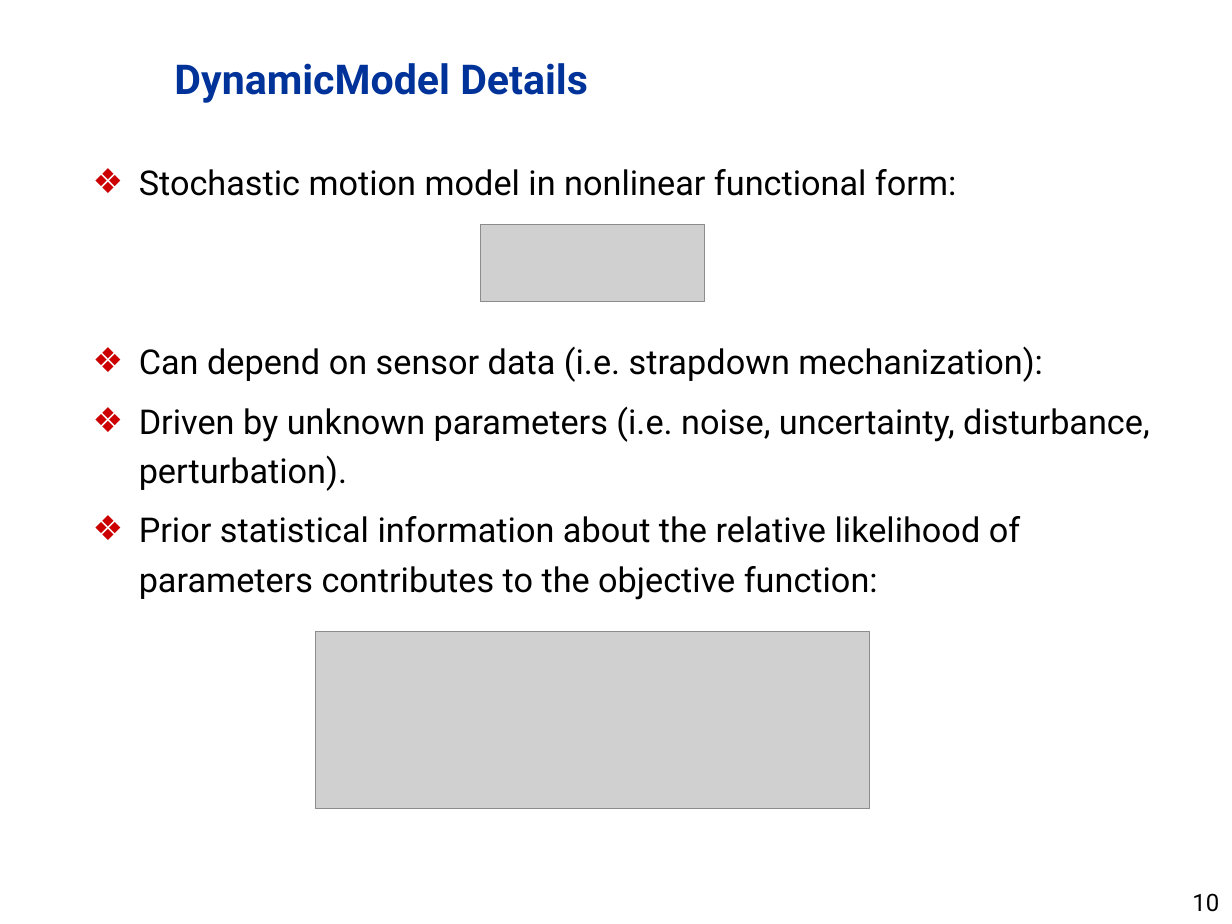
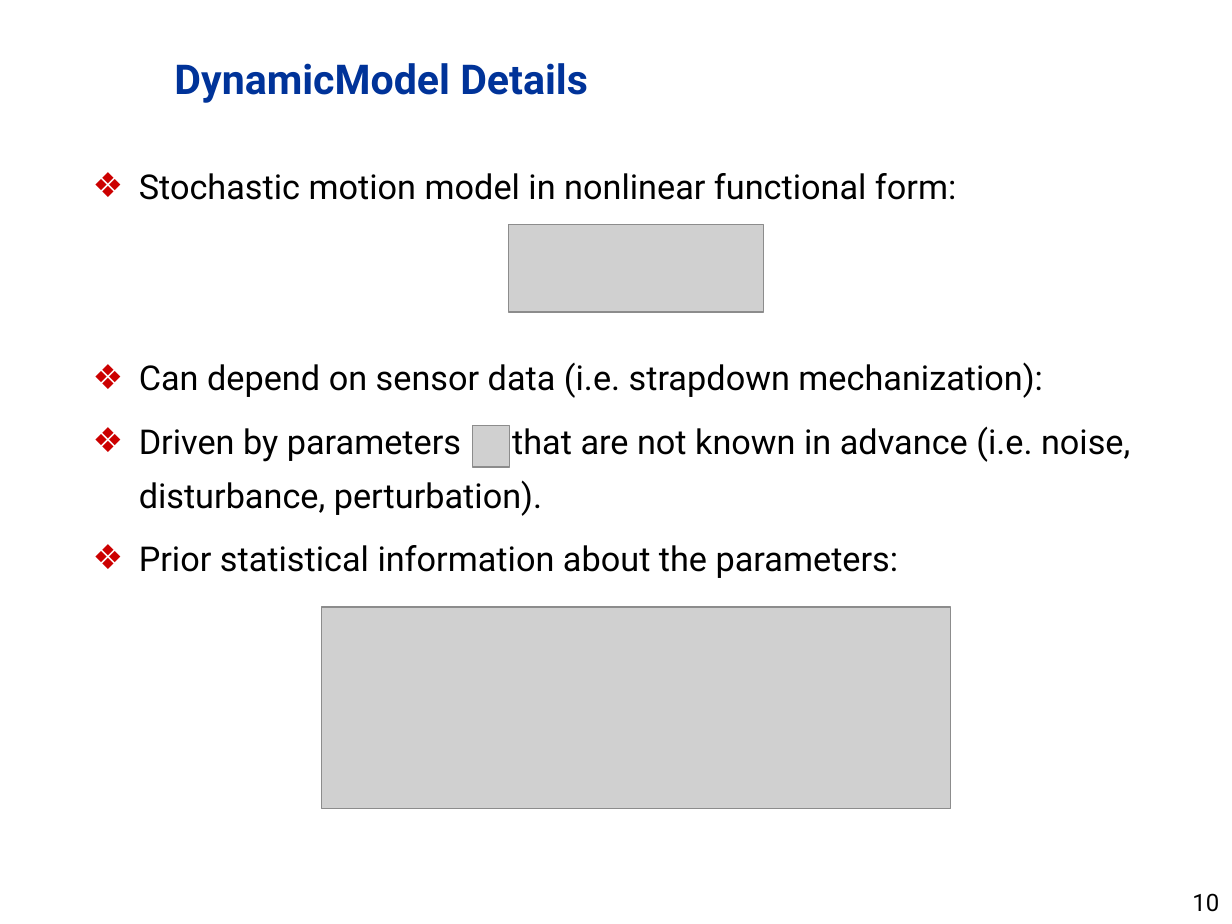
Before and after one commit to dddvision/functionalnavigation, a slide deck: slide 10 of docs/JNC2011/presentation.pptx. Drawn at 1232x924 pixels with LibreOffice and Linux fonts; fonts in the diff are those of the drawing; grey boxes stand for pictures; background and template pictures are left out. Boxes give left, top, right and bottom in pixels: in the first picture for what was removed or moved away, otherwise in the second. Text is boxed around its words. In the diff, an @@ line names an element or a change of style, - is before the commit and + after.

```diff
--- a/docs/JNC2011/presentation.pptx
+++ b/docs/JNC2011/presentation.pptx
@@ text at (139,173,1043,398): line spacing 1.2 to 1.3 @@
@@ picture: place and size @@
-picture at (480,224,705,302)
+picture at (509,224,764,312)
@@ text at (139,426,1130,578): text changed @@
-❖ Driven by unknown parameters (i.e. noise, uncertainty, disturbance, perturbation).
-❖ Prior statistical information about the relative likelihood of parameters contributes to the objective function:
+❖ Driven by parameters that are not known in advance (i.e. noise, disturbance, perturbation).
+❖ Prior statistical information about the parameters:
@@ picture added at (472,426,509,468) @@
@@ picture: place and size @@
-picture at (315,631,869,808)
+picture at (322,607,951,809)
```
Also in this commit, not shown: 13 other slides changed, 2 slides added, 4 slides removed.
